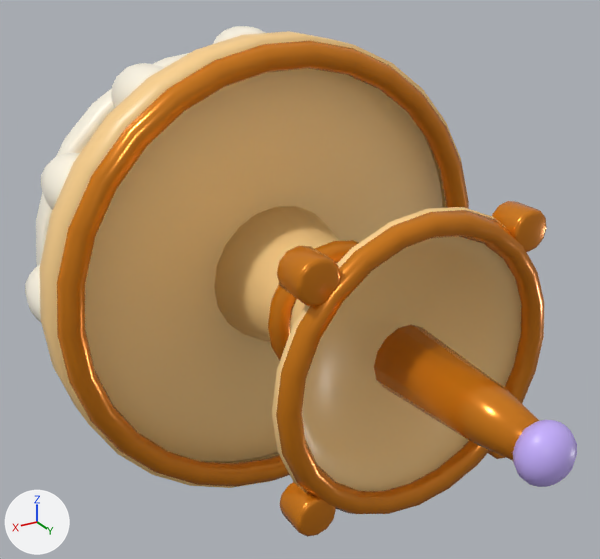
The FBX model Assets/Art/PremiumFurniture/Models/PatioWaterFountain_Premium.fbx, before and after one commit.
Both versions are drawn from a 50 mm camera at (0.622, 1.372, 0.533) aimed at (0.037, 0.398, 0.046). Arrows for +X, +Y and +Z are at lower left; the lights stay in place. The first picture is the older version.

Objects in the first picture: 'PatioWaterFountain'.
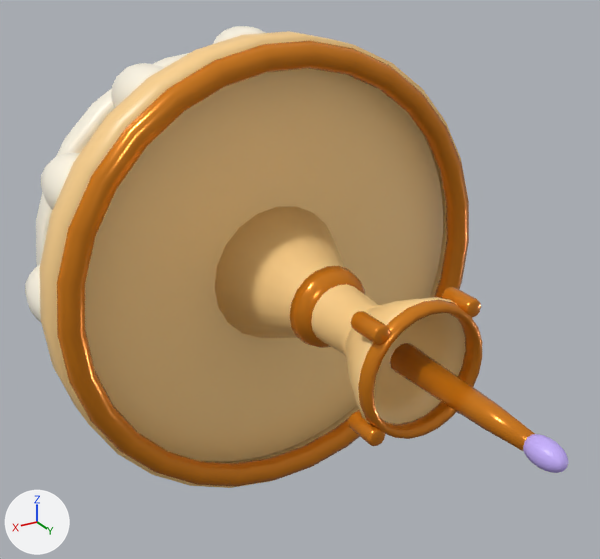
The change, as a list of edits to the scene's bpy script:
```text
Change me_patiowaterfountainmesh:
    where me_patiowaterfountainmesh.from_pydata(...)  # 4768 vertices, 4924 faces; spans x -0.384..0.384, y 0.0..0.886, z -0.384..0.384
    used by ob_patiowaterfountain; location = (0.0, 0.0, 0.0)
    me_patiowaterfountainmesh part 1: the loose piece of 146 vertices spanning x -0.217..0.217, y 0.52..0.647, z -0.217..0.217 is scaled about its middle by (0.45, 1, 0.45)
    me_patiowaterfountainmesh part 2: the loose piece of 144 vertices spanning x -0.215..0.215, y 0.625..0.655, z -0.215..0.215 is scaled about its middle by (0.45, 1, 0.45)
    me_patiowaterfountainmesh part 3: the loose piece of 160 vertices spanning x 0.134..0.192, y 0.6..0.652, z 0.134..0.192 is scaled about the mesh origin by (0.45, 1, 0.45)
    me_patiowaterfountainmesh part 4: the loose piece of 160 vertices spanning x -0.192..-0.134, y 0.6..0.652, z 0.134..0.192 is scaled about the mesh origin by (0.45, 1, 0.45)
    me_patiowaterfountainmesh part 5: the loose piece of 160 vertices spanning x -0.192..-0.134, y 0.6..0.652, z -0.192..-0.134 is scaled about the mesh origin by (0.45, 1, 0.45)
    me_patiowaterfountainmesh part 6: the loose piece of 160 vertices spanning x 0.134..0.192, y 0.6..0.652, z -0.192..-0.134 is scaled about the mesh origin by (0.45, 1, 0.45)
    me_patiowaterfountainmesh part 7: the loose piece of 86 vertices spanning x -0.048..0.048, y 0.601..0.851, z -0.047..0.047 is scaled about its middle by (0.45, 1, 0.45)
    me_patiowaterfountainmesh part 8: the loose piece of 128 vertices spanning x -0.037..0.037, y 0.826..0.886, z -0.038..0.038 is scaled about its middle by (0.45, 1, 0.45)
    me_patiowaterfountainmesh part 9: 240 of 4768 vertices moved; they spanned x -0.116..0.116, y 0.414..0.556, z -0.116..0.116 and now span x -0.065..0.065, y 0.414..0.556, z -0.065..0.065; mean shift (0.0, 0.0, 0.0); largest move (0.116, 0.544, 0.0) -> (0.052, 0.544, 0.0)
```

What differs and where, as boxes (x1, y1, x2, y2) in the pictures (600 x 559 px; the box of a moved part takes in the faces that stretch with it):
'PatioWaterFountain', reshaped (10% shorter)
    before: (25, 26, 577, 537)
    after: (25, 26, 569, 488)
part 1 of me_patiowaterfountainmesh, moved or reshaped
    before: (272, 207, 521, 493)
    after: (345, 297, 465, 424)
part 2 of me_patiowaterfountainmesh, moved or reshaped
    before: (276, 210, 544, 514)
    after: (358, 300, 482, 439)
part 3 of me_patiowaterfountainmesh, moved or reshaped
    before: (277, 246, 341, 306)
    after: (351, 311, 390, 345)
part 4 of me_patiowaterfountainmesh, moved or reshaped
    before: (492, 201, 546, 252)
    after: (442, 287, 481, 318)
part 5 of me_patiowaterfountainmesh, moved or reshaped (not visible afterwards)
    before: (488, 451, 506, 459)
part 6 of me_patiowaterfountainmesh, moved or reshaped
    before: (280, 482, 336, 537)
    after: (348, 411, 385, 446)
part 7 of me_patiowaterfountainmesh, moved or reshaped
    before: (374, 324, 539, 460)
    after: (390, 343, 535, 451)
part 8 of me_patiowaterfountainmesh, moved or reshaped
    before: (513, 420, 577, 487)
    after: (523, 434, 569, 473)
part 9 of me_patiowaterfountainmesh, moved or reshaped
    before: (214, 206, 359, 360)
    after: (215, 207, 379, 356)
